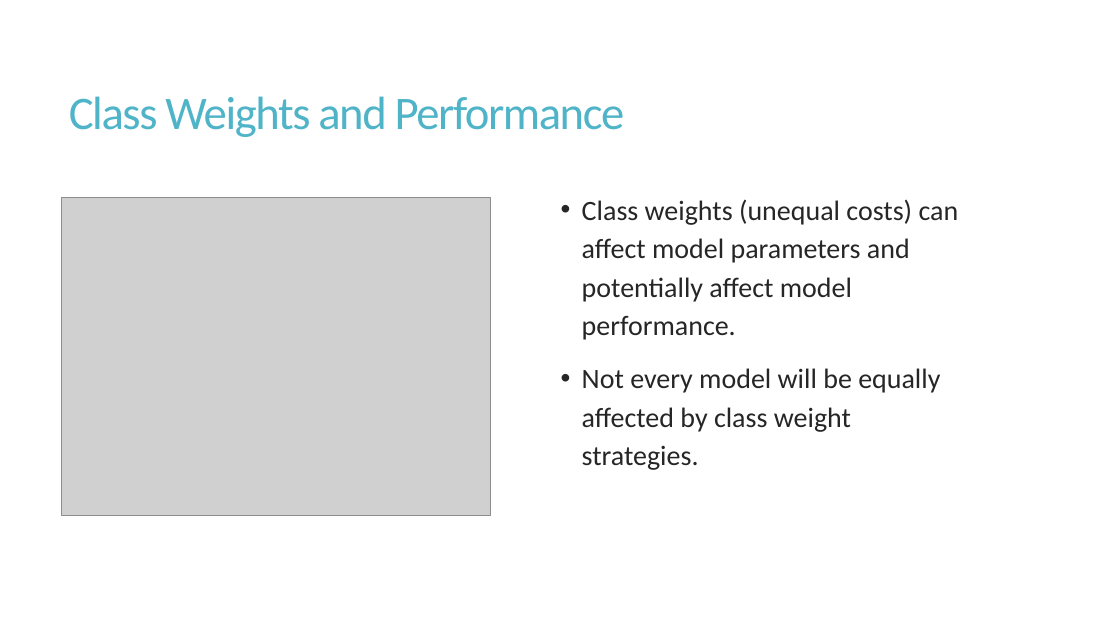
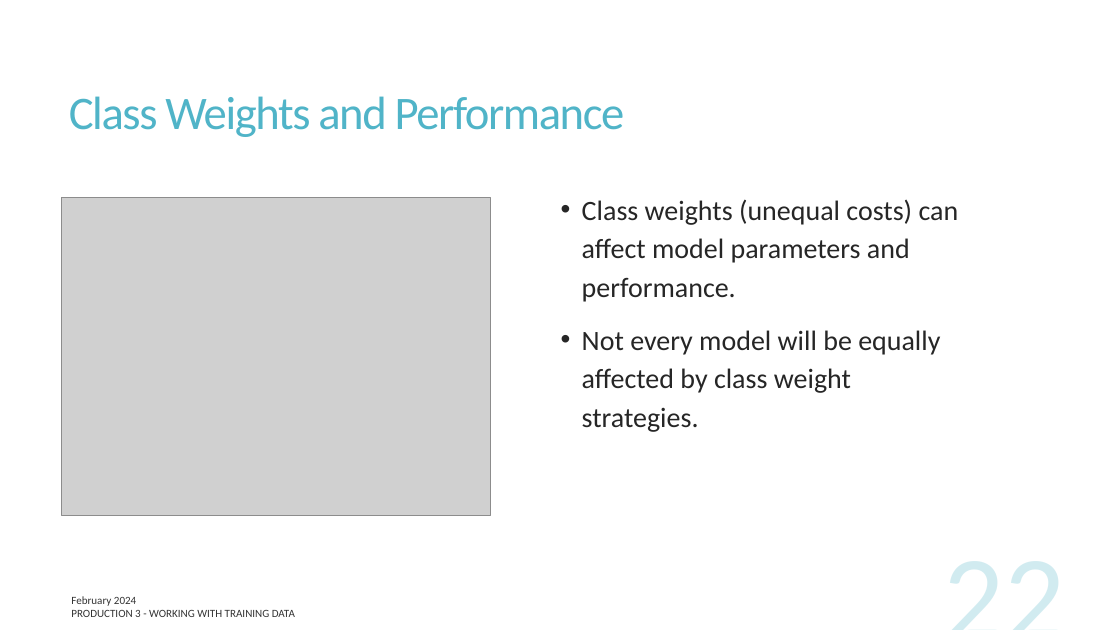
Before and after one commit to UofT-DSI/production, a slide deck: slide 22 of lessons/part_3/production_3.pptx. Drawn at 1120x630 pixels with LibreOffice and Linux fonts; fonts in the diff are those of the drawing; grey boxes stand for pictures. Boxes give left, top, right and bottom in pixels: in the first picture for what was removed or moved away, otherwise in the second. Text is boxed around its words. In the diff, an @@ line names an element or a change of style, - is before the commit and + after.

```diff
--- a/lessons/part_3/production_3.pptx
+++ b/lessons/part_3/production_3.pptx
@@ text at (x1=582, y1=199, x2=959, y2=302): text changed @@
-• Class weights (unequal costs) can affect model parameters and potentially affect model performance.
+• Class weights (unequal costs) can affect model parameters and performance.
@@ page number added at (x1=805, y1=540, x2=1074, y2=630), 103 pt, text #50B4C8 at 25% opacity @@
+22
@@ text added at (x1=71, y1=596, x2=136, y2=606), 9.5 pt, text #000000 at 80% opacity @@
+February 2024
@@ text added at (x1=71, y1=610, x2=295, y2=617), 9.5 pt, text #000000 at 80% opacity @@
+PRODUCTION 3 - WORKING WITH TRAINING DATA
```
Also in this commit, not shown: 18 other slides changed, 4 slides added, 4 slides removed, 2 other files.
